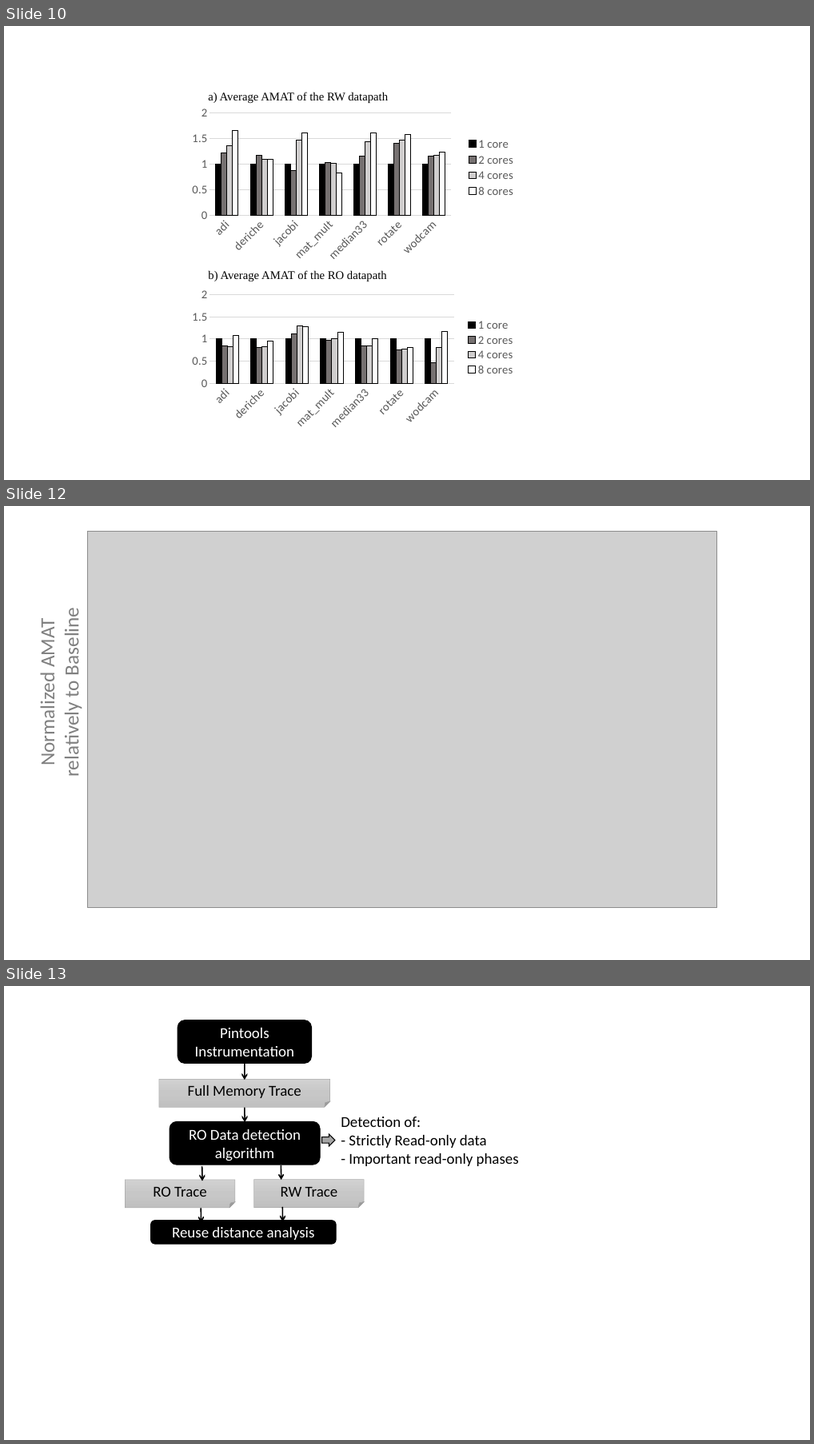
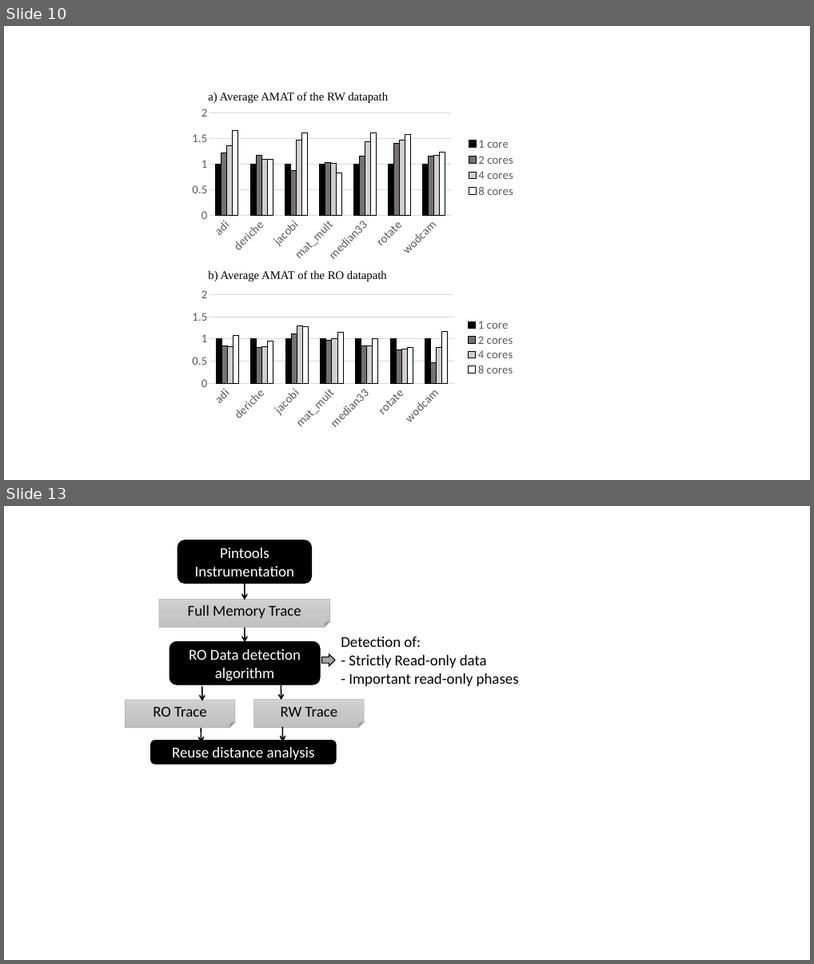
Before and after one commit to gvaumour/cases, a slide deck: figures.pptx. Shown one above the other, each under a label of ours: slides 10, 12 and 13 before the commit, slides 10 and 13 after it; the slides between them are not shown. The pictures are 814x1444 and 814x964 pixels, drawn with LibreOffice and Linux fonts; fonts in the diff are those of the drawing; grey boxes stand for pictures. Boxes give left, top, right and bottom in pixels: in the first picture for what was removed or moved away, otherwise in the second. Text is boxed around its words. In the diff, an @@ line names an element or a change of style, - is before the commit and + after.

```diff
--- a/figures.pptx
+++ b/figures.pptx
@@ slide 12 removed at bbox=[4, 506, 810, 960], background #FFFFFF @@
@@ picture removed at bbox=[87, 532, 718, 907] @@
@@ text removed at bbox=[35, 614, 84, 774] @@
-Normalized AMAT
-relatively to Baseline
```
Also in this commit, not shown: 2 slides added, 5 other files.
